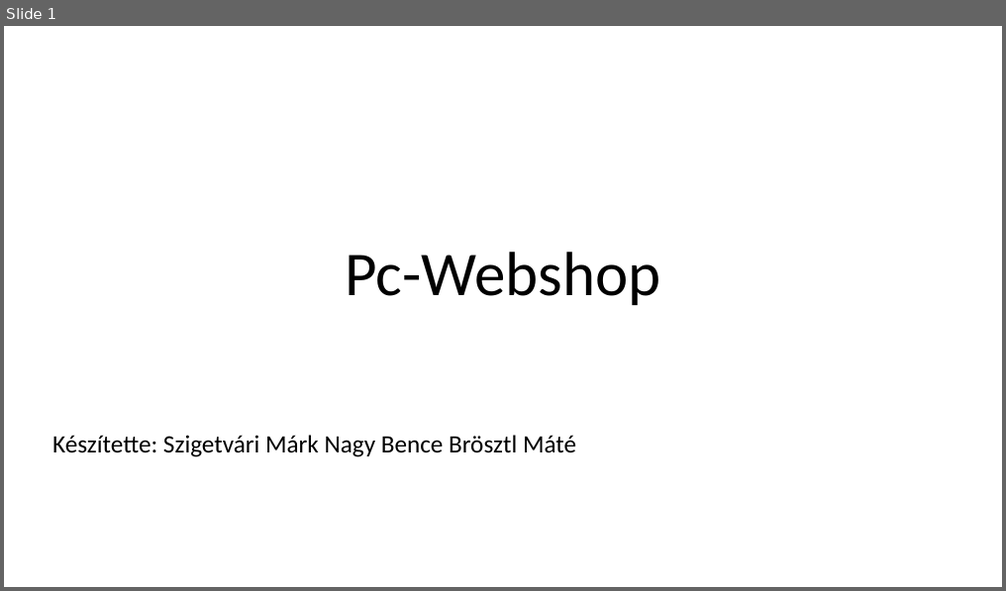
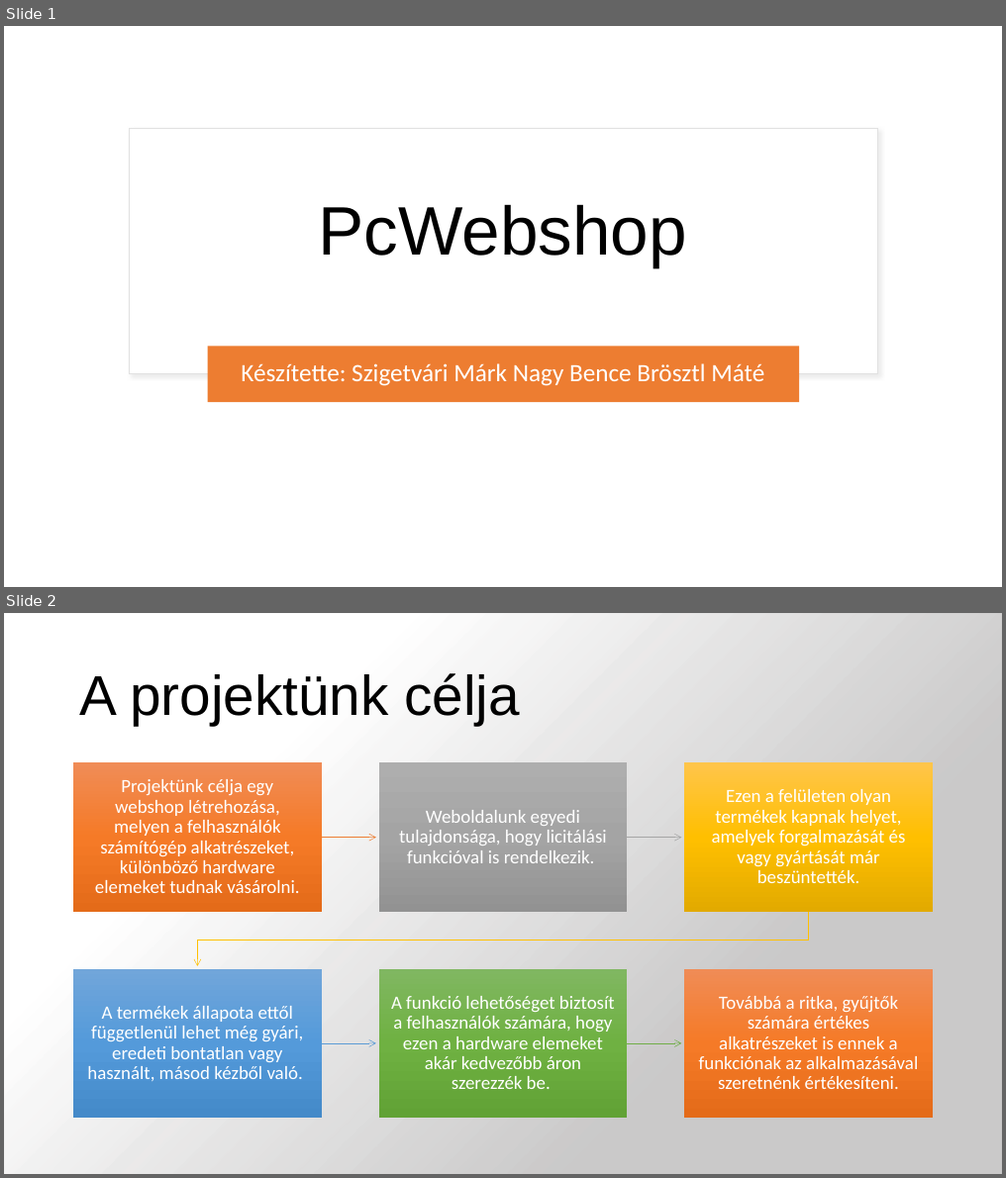
Before and after one commit to SzigetvariMark/pcweb, a slide deck: Bemutato.pptx. Shown one above the other, each under a label of ours: slide 1 before the commit, slides 1 and 2 after it. The pictures are 1006x591 and 1006x1178 pixels, drawn with LibreOffice and Linux fonts; fonts in the diff are those of the drawing; background and template pictures are left out; a plain dark background stands for a picture behind light text. Boxes give left, top, right and bottom in pixels: in the first picture for what was removed or moved away, otherwise in the second. Text is boxed around its words. In the diff, an @@ line names an element or a change of style, - is before the commit and + after.

```diff
--- a/Bemutato.pptx
+++ b/Bemutato.pptx
@@ slide 2 added at (4,613,1002,1174), background picture (left out) @@
@@ rectangle added at (4,613,1002,1174), fill gradient #E7E6E6 to #FFFFFF @@
@@ title added at (80,673,520,725), 54 pt, text #000000 @@
+A projektünk célja
@@ group added at (73,762,933,1118): 6 rectangles, 6 texts, 5 freeform shapes @@
+Projektünk célja egy webshop létrehozása, melyen a felhasználók számítógép alkatrészeket, különböző hardware elemeket tudnak vásárolni.
+Weboldalunk egyedi tulajdonsága, hogy licitálási funkcióval is rendelkezik.
+Ezen a felületen olyan termékek kapnak helyet, amelyek forgalmazását és vagy gyártását már beszüntették.
+A termékek állapota ettől függetlenül lehet még gyári, eredeti bontatlan vagy használt, másod kézből való.
+A funkció lehetőséget biztosít a felhasználók számára, hogy ezen a hardware elemeket akár kedvezőbb áron szerezzék be.
+Továbbá a ritka, gyűjtők számára értékes alkatrészeket is ennek a funkciónak az alkalmazásával szeretnénk értékesíteni.
@@ slide 1 changed as well @@
@@ rectangle added at (129,128,877,374), fill #FFFFFF, outline #E1E1E1 1 pt @@
@@ title "PcWebshop" at (319,204,687,268): vertical alignment bottom to middle @@
@@ title at (319,204,687,268): text changed; size 60 to 66 pt; font Calibri to Arial @@
-Pc-Webshop
+PcWebshop
@@ rounded rectangle added at (208,347,799,402), fill #ED7D31 @@
@@ subtitle "Készítette: Szigetvári Márk Nagy Bence ...": place and size @@
-subtitle "Készítette: Szigetvári Márk Nagy Bence ..." at (53,435,576,458)
+subtitle "Készítette: Szigetvári Márk Nagy Bence ..." at (241,364,764,386)
@@ subtitle "Készítette: Szigetvári Márk Nagy Bence ..." at (241,364,764,386): text colour #000000 to #FFFFFF; vertical alignment top to middle @@
```
Also in this commit, not shown: 1 other slide changed, 2 other slides added, 3 slides removed.
